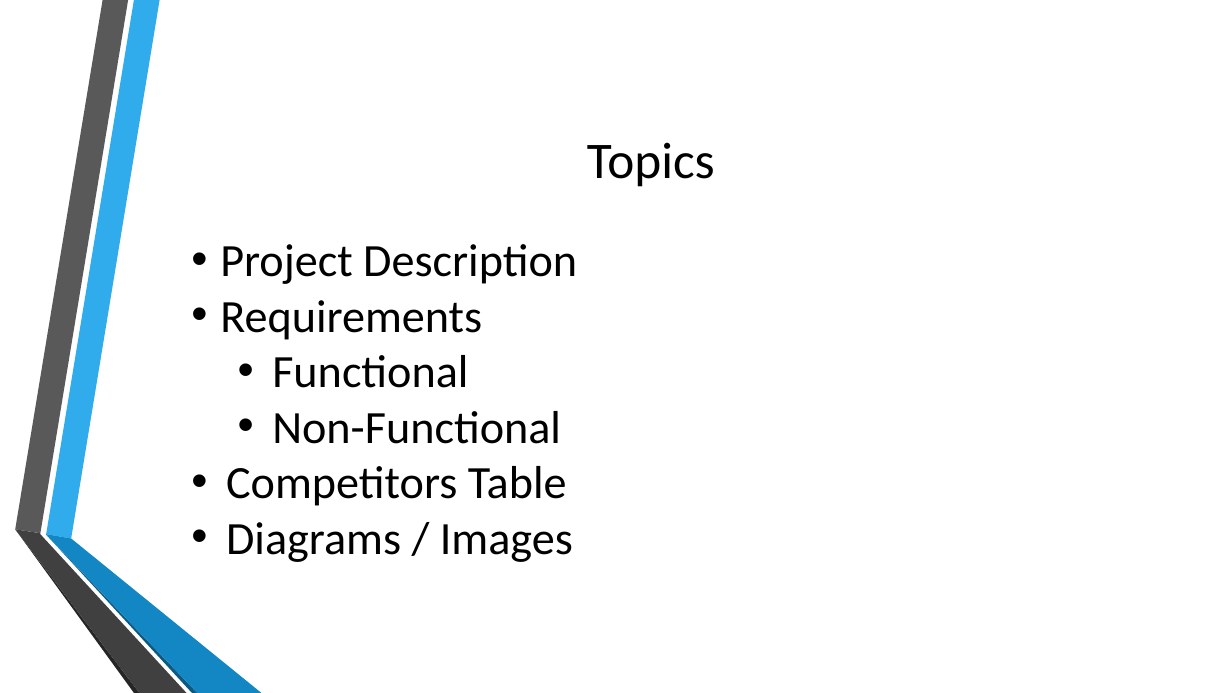
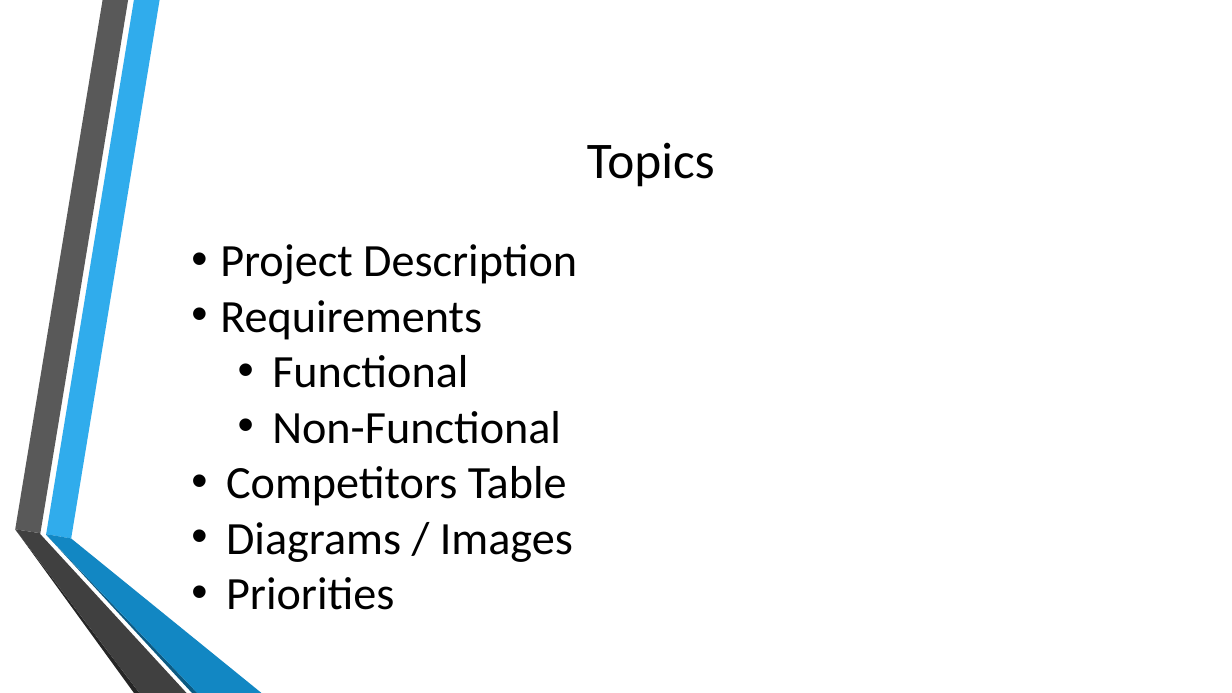
Before and after one commit to cewrobel/Colt_Timeline, a slide deck: slide 2 of presentation/Requirements_TimelineGroup.pptx. Drawn at 1232x693 pixels with LibreOffice and Linux fonts; fonts in the diff are those of the drawing; background and template pictures are left out. Boxes give left, top, right and bottom in pixels: in the first picture for what was removed or moved away, otherwise in the second. Text is boxed around its words. In the diff, an @@ line names an element or a change of style, - is before the commit and + after.

```diff
--- a/presentation/Requirements_TimelineGroup.pptx
+++ b/presentation/Requirements_TimelineGroup.pptx
@@ text at bbox=[226, 577, 394, 610]: paragraph added @@
+• Priorities
```
Also in this commit, not shown: 1 other slide changed, 5 slides added.
